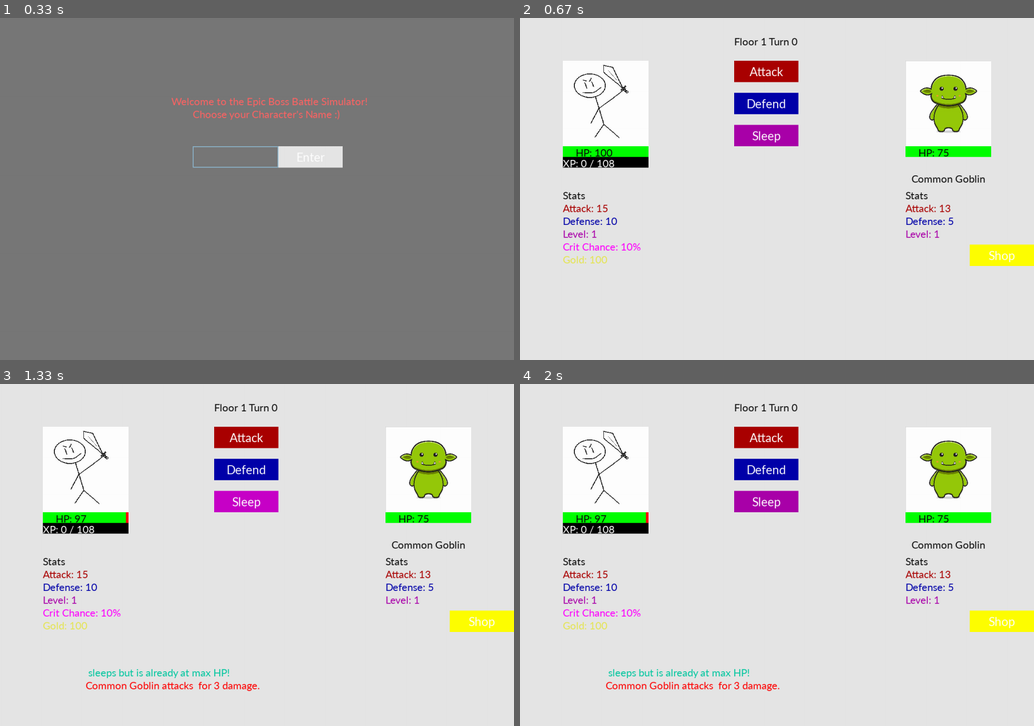
Above: before the commit, frames 1-4 (two rows, left to right).
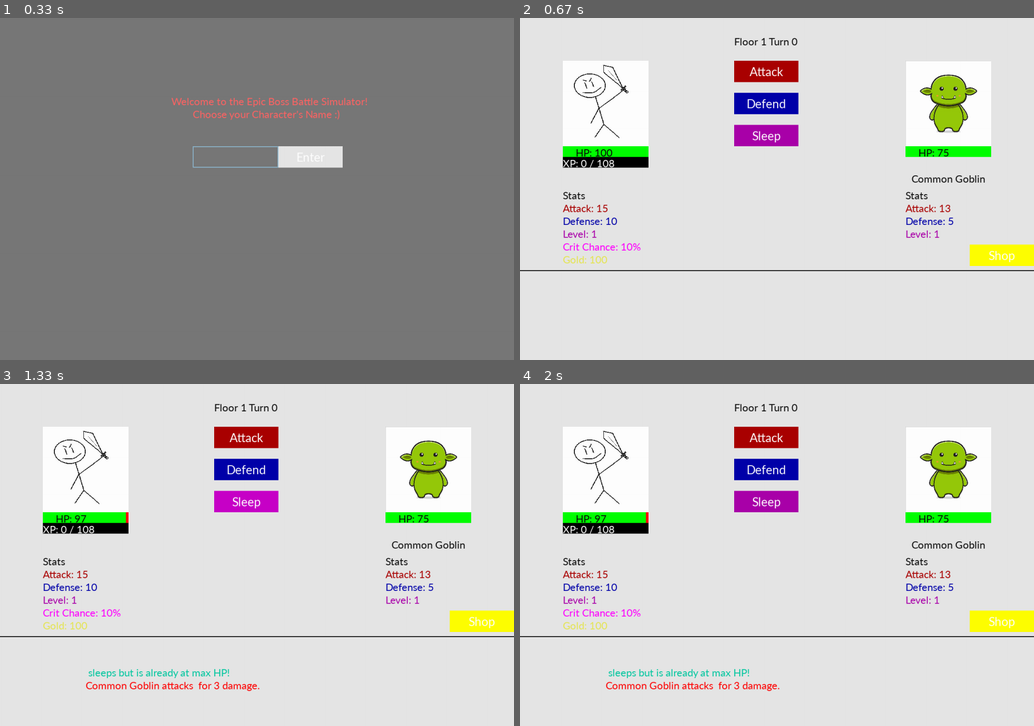
Above: after the commit, the same moments.

Repository: Krybto1/EBBS
Game: pygame game, started from pygame/pygame_ver.py
Two runs of this game, one before a commit and one after it. Both use one fixed random seed, a clock stepped at 60 frames per second and the inputs below.
Inputs (mouse positions are in pixels of both pictures, inside the frame that each line leads up to):
- Up to frame 1 (0.33 s): no input
- Up to frame 2 (0.67 s): click "Enter" at 0.38 s
- Up to frame 3 (1.33 s): click "Sleep" at 0.72 s
- Up to frame 4 (2 s): click (838, 585) at 1.72 s

Frame 1 is identical in both runs. In frame 2, 0.3% of the frame differs, in the area x 0-100%, y 73-74%; in frame 3, 0.3%; in frame 4, 0.3%.

Commit message:
fixed bgline

Diff:
--- a/pygame/pygame_ver.py
+++ b/pygame/pygame_ver.py
@@ -74,6 +74,9 @@
         offset_x = random.randint(-shake_intensity, shake_intensity)
         new_position = (original_position[0] + offset_x, original_position[1])
 
+        #pygame draw black line
+        pygame.draw.line(screen, (0, 0, 0), (0, 590), (1200, 590), 2)
+
         # Fill the old position with the background color
         screen.fill(bg_color, image_rect)
 
@@ -86,7 +89,7 @@
         image_rect.topleft = new_position
 
 
-def enter_shop(screen, shop_screen, font, Knight1, Shop_Exit_Button, bg_line):
+def enter_shop(screen, shop_screen, font, Knight1, Shop_Exit_Button):
     global shop_active, shop_items
     shop_active = True
     while shop_active:
@@ -116,7 +119,7 @@
         Classes.handle_shop_hover(shop_item_objects, shop_screen, font, mouse_pos)
 
         screen.blit(shop_screen, (0, 0))
-        shop_screen.blit(bg_line, (0, 590))
+        pygame.draw.line(screen, (0, 0, 0), (0, 590), (1200, 590), 2)
         pygame.display.flip()
 
 
@@ -157,7 +160,6 @@
     img_shield = pygame.transform.scale(img_shield, (75, 75))
     img_sleep = pygame.image.load("img/Sleep_Icon.png")
     img_sleep = pygame.transform.scale(img_sleep, (75, 75))
-    bg_line = pygame.image.load("img/Bg_Line.png")
     img_gold = pygame.image.load("img/Gold_Icon.jpg")
     img_gold = pygame.transform.scale(img_gold, (50, 50))
 
@@ -169,7 +171,6 @@
 
     while running:
         clock.tick(60)
-        screen.blit(bg_line, (0, 590))
         crit_rdm = random.randint(1, 100)
         boss_name = font.render(Boss1.get_name(), 1, (10, 10, 10))
         boss_pos = boss_name.get_rect(centerx=1000, centery=375)
@@ -179,7 +180,6 @@
         player_name = font.render(Knight1.get_name(), 1, (10, 10, 10))
         player_pos = player_name.get_rect(centerx=200, centery=375)
         img_player = pygame.image.load("img/Player_Img.jpg")
-        bg_line = pygame.transform.scale(bg_line, (screen.get_width(), 2))
 
         img_player = pygame.transform.scale(img_player, (200, 200))
         player_heal = (Knight1.get_level() * 5) * 1.5
@@ -197,7 +197,7 @@
             if event.type == pygame.QUIT:
                 running = False
             if Shop_Button.is_clicked(event):
-                enter_shop(screen, shop_screen, font, Knight1, Shop_Exit_Button, bg_line)
+                enter_shop(screen, shop_screen, font, Knight1, Shop_Exit_Button)
             if Atk_Button.is_clicked(event):
                 screen.blit(img_sword, (350, 175))
                 player_crit = 0
@@ -394,6 +394,7 @@
             pygame.display.flip()
             pygame.time.delay(5000)
             running = False
+        pygame.draw.line(screen, (0, 0, 0), (0, 590), (1200, 590), 2)
         pygame.display.flip()
 
 if __name__ == "__main__": main()
